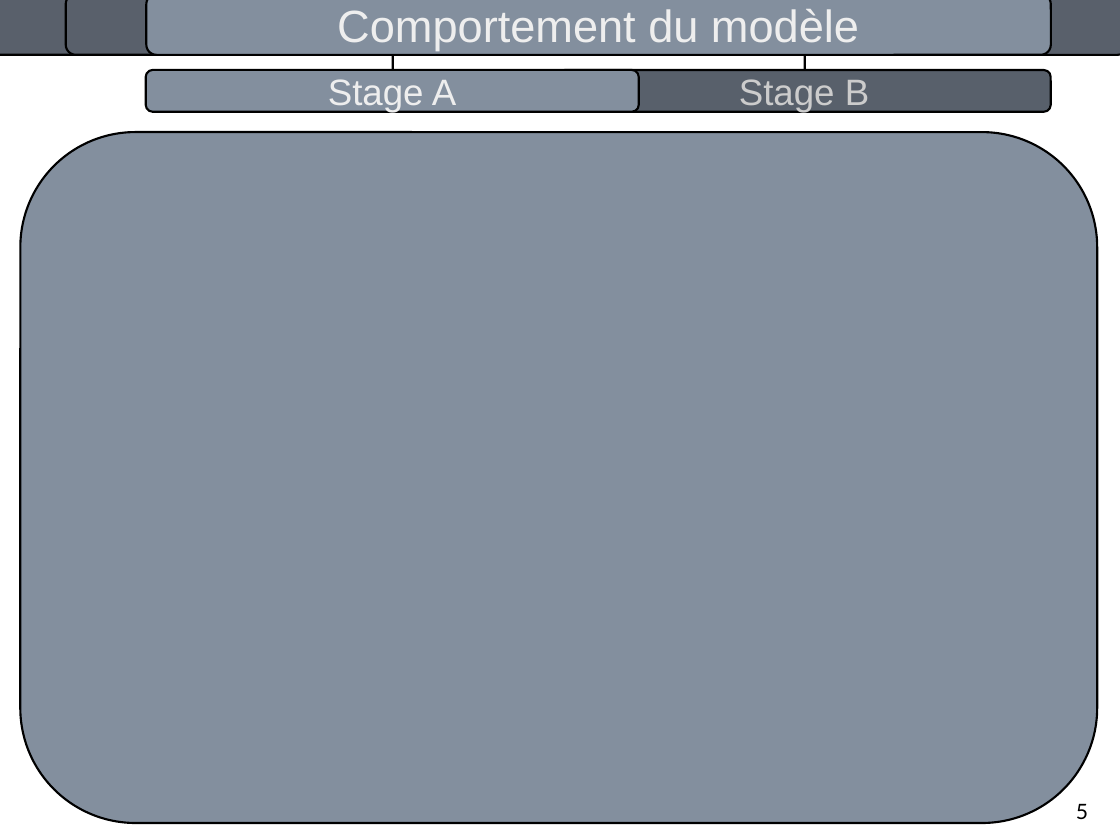
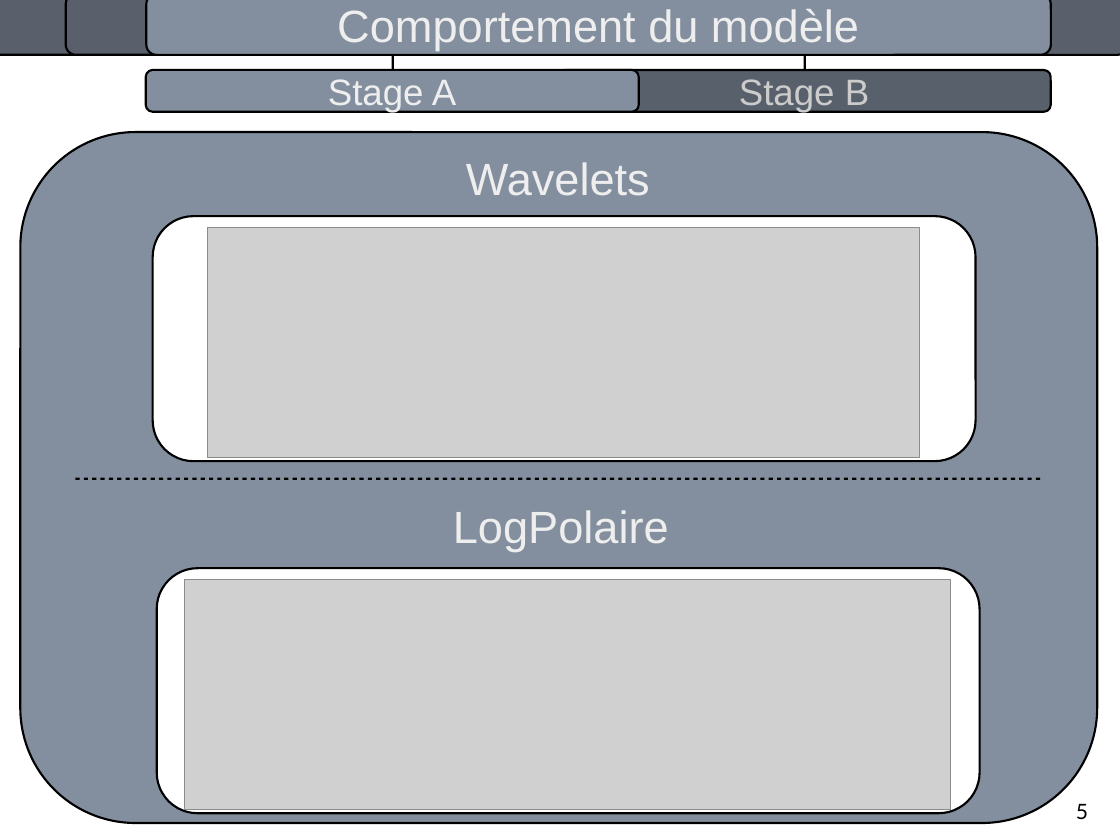
Before and after one commit to pierrealbiges/ActiveVision, a slide deck: slide 9 of LabBooks/Pres_orale.odp (slide 7 before the commit). Drawn at 1120x840 pixels with LibreOffice and Linux fonts; fonts in the diff are those of the drawing; grey boxes stand for pictures. Boxes give left, top, right and bottom in pixels: in the first picture for what was removed or moved away, otherwise in the second. Text is boxed around its words. In the diff, an @@ line names an element or a change of style, - is before the commit and + after.

```diff
--- a/LabBooks/Pres_orale.odp
+++ b/LabBooks/Pres_orale.odp
@@ text added at bbox=[466, 162, 650, 196], 32 pt, text #EEEEEE @@
+Wavelets
@@ rounded rectangle added at bbox=[152, 216, 976, 461], fill #FFFFFF, outline #000000 1.5 pt @@
@@ picture added at bbox=[207, 228, 920, 457] @@
@@ line added from (75, 479) to (1041, 479), #000000 1.5 pt @@
@@ text added at bbox=[453, 510, 669, 551], 32 pt, text #EEEEEE @@
+LogPolaire
@@ rounded rectangle added at bbox=[157, 568, 980, 813], fill #FFFFFF, outline #000000 1.5 pt @@
@@ picture added at bbox=[185, 579, 951, 809] @@
```
Also in this commit, not shown: 4 other slides changed, 2 slides added, 1 other file.
